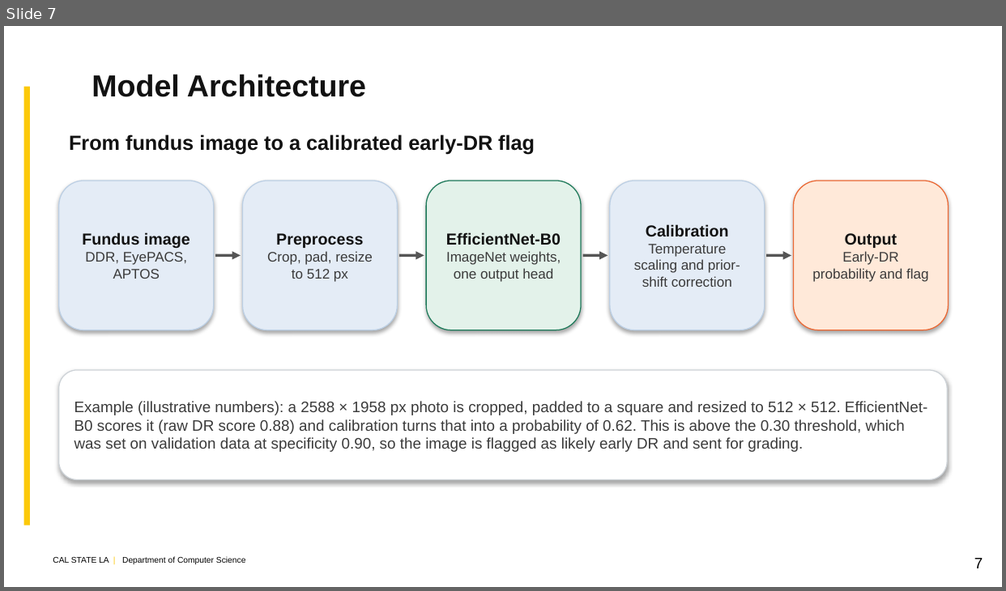
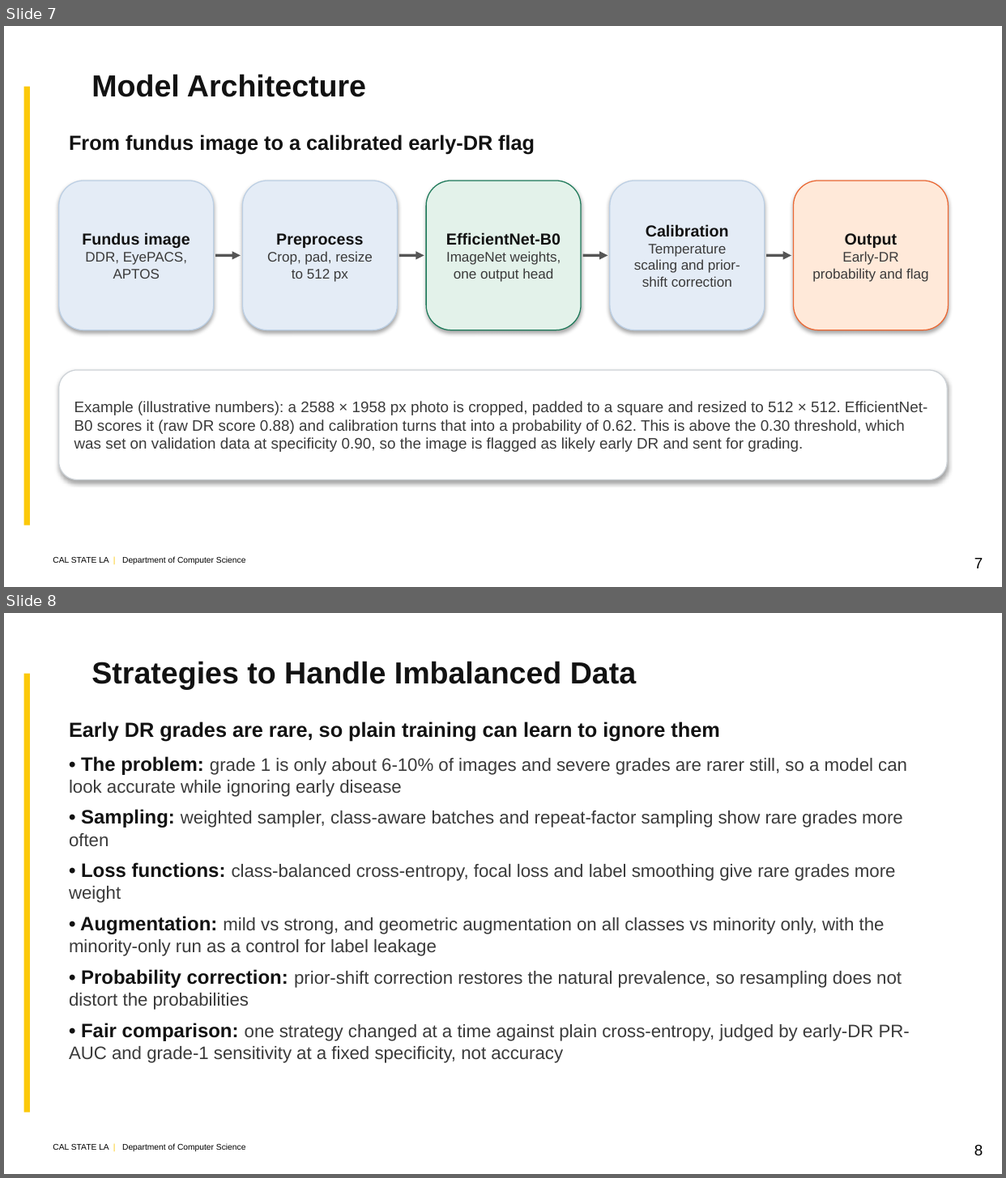
Before and after one commit to kazimab1/Early-DR, a slide deck: DR_Final_5min.pptx. Shown one above the other, each under a label of ours: slide 7 before the commit, slides 7 and 8 after it. The pictures are 1006x591 and 1006x1178 pixels, drawn with LibreOffice and Linux fonts; fonts in the diff are those of the drawing; background and template pictures are left out. Boxes give left, top, right and bottom in pixels: in the first picture for what was removed or moved away, otherwise in the second. Text is boxed around its words. In the diff, an @@ line names an element or a change of style, - is before the commit and + after.

```diff
--- a/DR_Final_5min.pptx
+++ b/DR_Final_5min.pptx
@@ slide 8 added at (4,613,1002,1174), background #FFFFFF; not listed: 2 template elements that a slide beside it also shows @@
@@ title added at (91,661,636,689), 22 pt, text #121212, bold @@
+Strategies to Handle Imbalanced Data
@@ text added at (69,722,719,742), 14.8 pt, text #121212, bold @@
+Early DR grades are rare, so plain training can learn to ignore them
@@ text added at (69,756,910,1063), 13 pt, text #3A3A3A @@
+• The problem: grade 1 is only about 6-10% of images and severe grades are rarer still, so a model can look accurate while ignoring early disease
+• Sampling: weighted sampler, class-aware batches and repeat-factor sampling show rare grades more often
+• Loss functions: class-balanced cross-entropy, focal loss and label smoothing give rare grades more weight
+• Augmentation: mild vs strong, and geometric augmentation on all classes vs minority only, with the minority-only run as a control for label leakage
+• Probability correction: prior-shift correction restores the natural prevalence, so resampling does not distort the probabilities
+• Fair comparison: one strategy changed at a time against plain cross-entropy, judged by early-DR PR-AUC and grade-1 sensitivity at a fixed specificity, not accuracy
@@ text added at (974,1145,982,1156), 11 pt, text #000000 @@
+8
```
Also in this commit, not shown: 4 slides changed, 1 other file.
